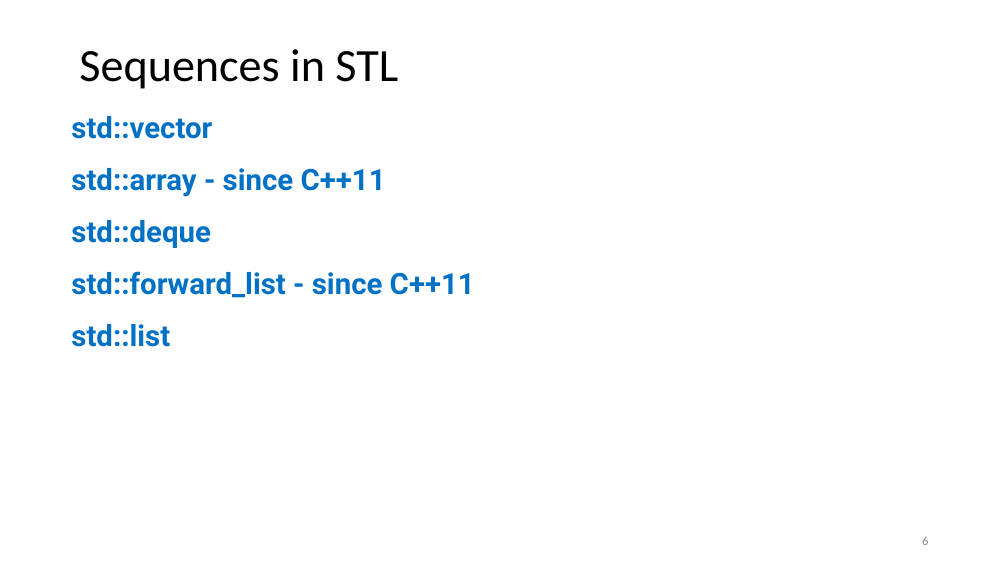
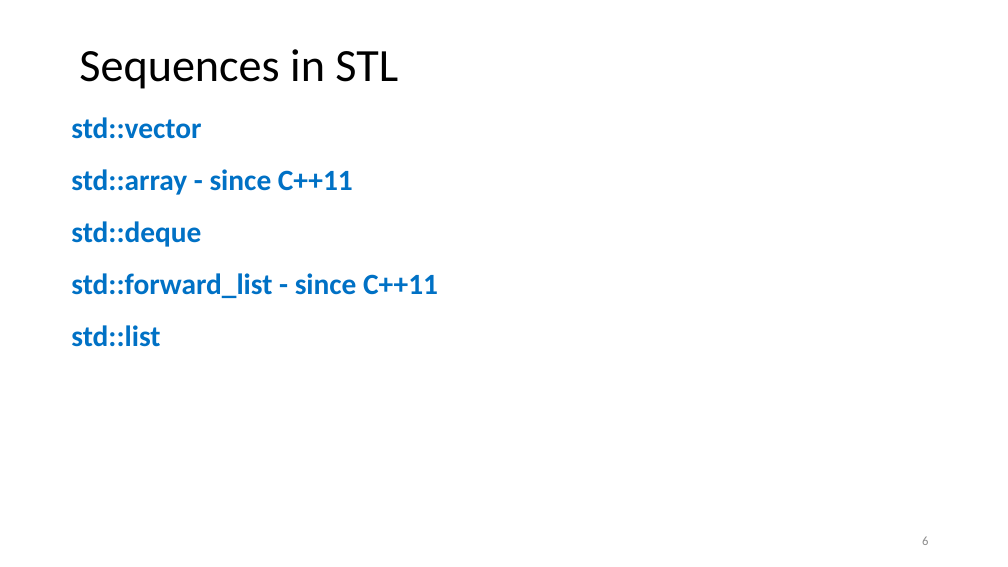
Before and after one commit to rarutyun/cpp-courses, a slide deck: slide 6 of 03_containrers_and_initialization/03_containers.pptx. Drawn at 1008x567 pixels with LibreOffice and Linux fonts; fonts in the diff are those of the drawing. Boxes give left, top, right and bottom in pixels: in the first picture for what was removed or moved away, otherwise in the second. Text is boxed around its words. In the diff, an @@ line names an element or a change of style, - is before the commit and + after.

Commit message:
Change font to Calibri

```diff
--- a/03_containrers_and_initialization/03_containers.pptx
+++ b/03_containrers_and_initialization/03_containers.pptx
@@ text "std::vector" at (71,117,438,347): font Roboto to Calibri @@
```
Also in this commit, not shown: 19 other slides changed.
